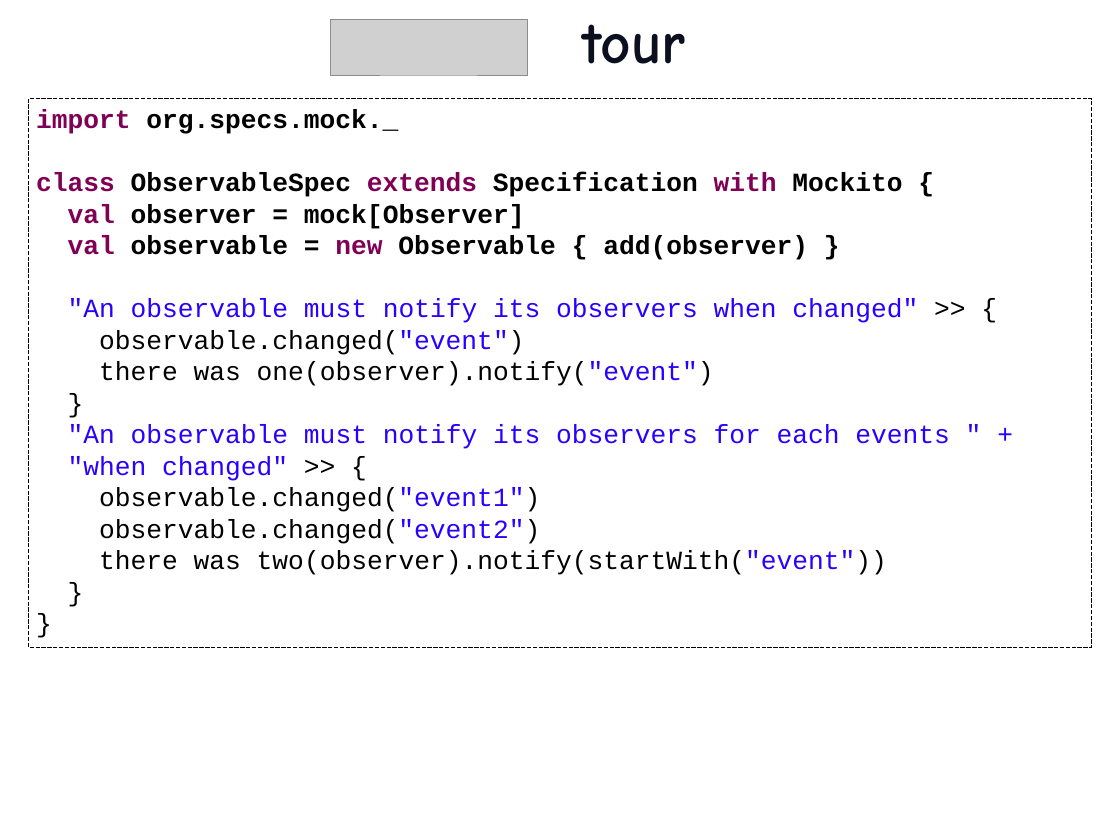
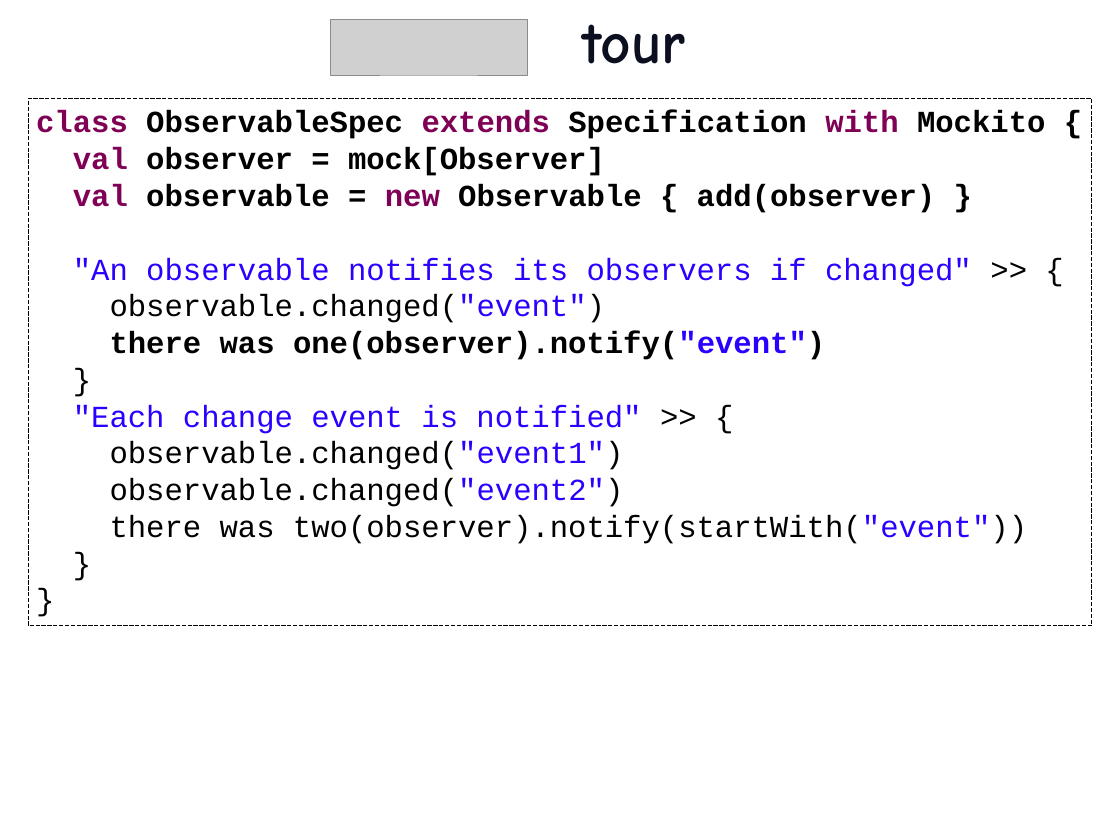
Before and after one commit to etorreborre/oscon-2010, a slide deck: slide 20 of src/main/resources/oscon_2010_specs.pptx. Drawn at 1120x840 pixels with LibreOffice and Linux fonts; fonts in the diff are those of the drawing; grey boxes stand for pictures; background and template pictures are left out. Boxes give left, top, right and bottom in pixels: in the first picture for what was removed or moved away, otherwise in the second. Text is boxed around its words. In the diff, an @@ line names an element or a change of style, - is before the commit and + after.

Commit message:
started reworking the slides based on presentation tips: key ideas, must add missing resources

```diff
--- a/src/main/resources/oscon_2010_specs.pptx
+++ b/src/main/resources/oscon_2010_specs.pptx
@@ rectangle "class ObservableSpec extends Specification with ...": place and size @@
-rectangle "class ObservableSpec extends Specification with ..." at [28,98,1092,647]
+rectangle "class ObservableSpec extends Specification with ..." at [28,98,1092,626]
@@ text in rectangle at [36,110,398,134]: paragraph removed @@
-import org.specs.mock._
@@ text in rectangle at [36,110,1045,544]: size 24 to 28 pt in "class ObservableSpec extends Specification with Mockito {", "val observer = mock[Observer]", "val observable = new Observable { add(observer) ...", "observable.changed("event")" and 7 more places; bold on in "there was one(observer).notify("event")" @@
@@ text in rectangle at [73,258,972,287]: text changed; size 24 to 28 pt @@
-"An observable must notify its observers when changed" >> {
+"An observable notifies its observers if changed" >> {
@@ text in rectangle at [73,405,641,434]: text changed; size 24 to 28 pt @@
-"An observable must notify its observers for each events " +
-"when changed" >> {
+"Each change event is notified" >> {
```
Also in this commit, not shown: 18 other slides changed, 1 other file.
